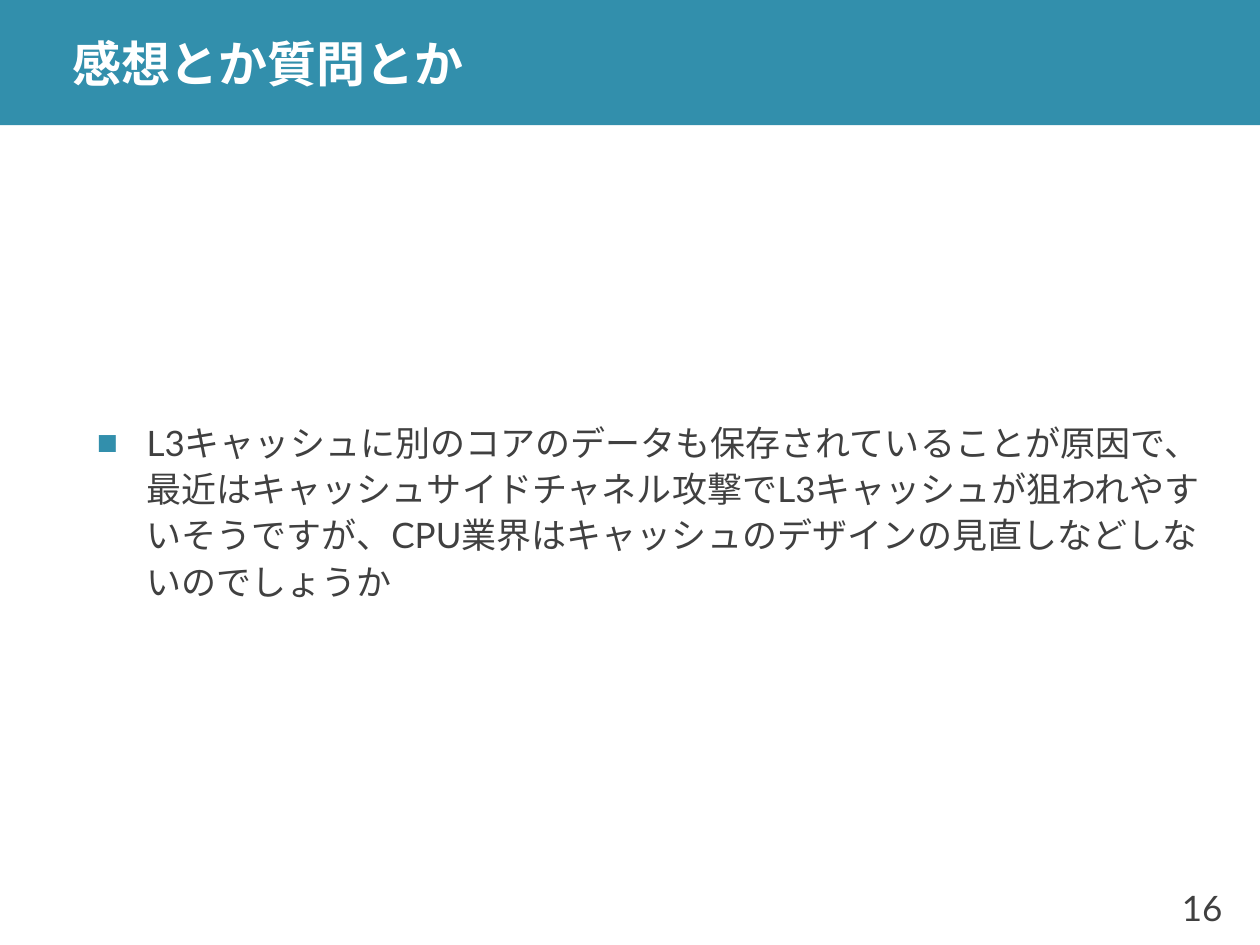
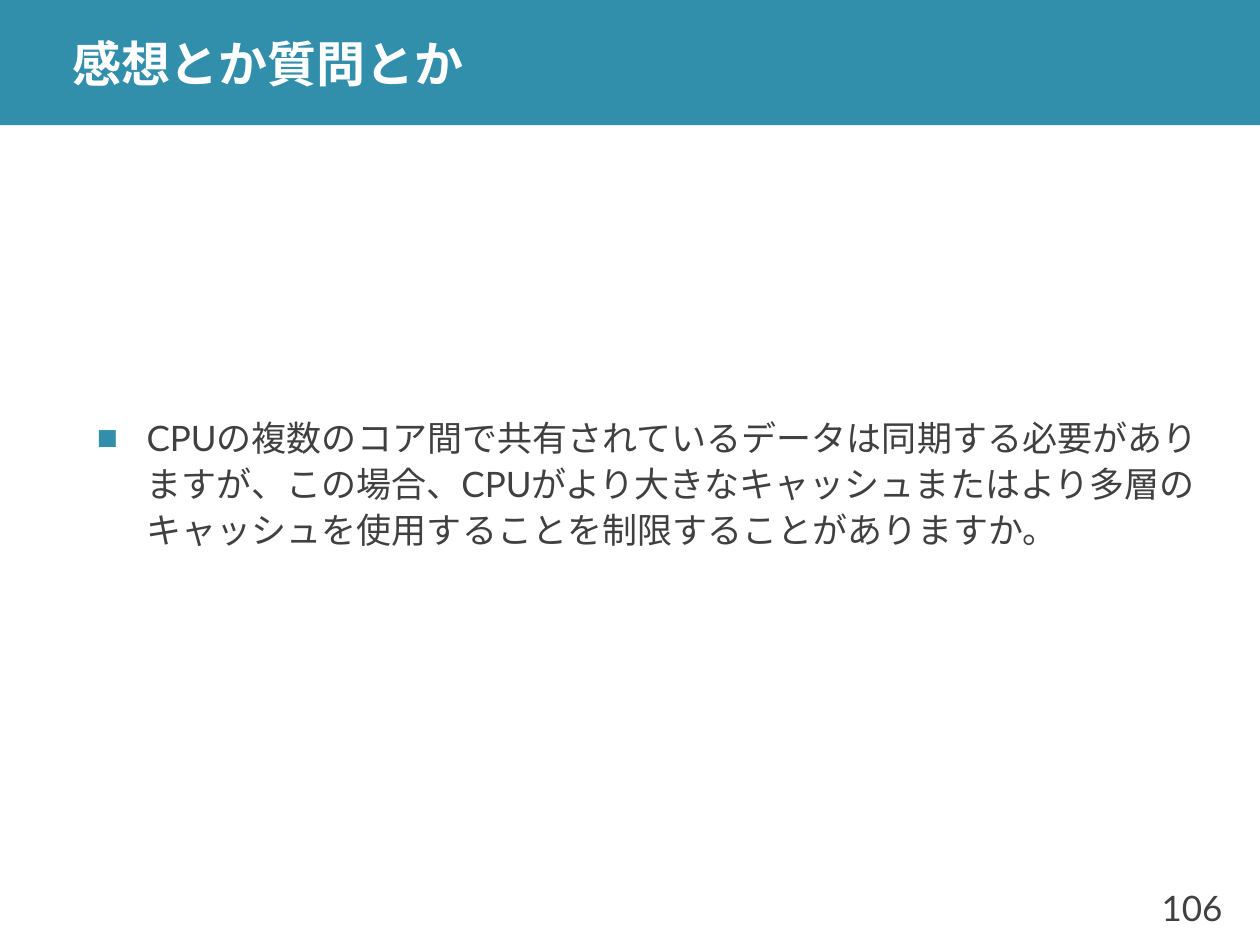
Before and after one commit to shioyadan/advanced-computer-organization, a slide deck: slide 106 of aco-shioya-13.pptx (slide 16 before the commit). Drawn at 1260x945 pixels with LibreOffice and Linux fonts; fonts in the diff are those of the drawing. Boxes give left, top, right and bottom in pixels: in the first picture for what was removed or moved away, otherwise in the second. Text is boxed around its words. In the diff, an @@ line names an element or a change of style, - is before the commit and + after.

```diff
--- a/aco-shioya-13.pptx
+++ b/aco-shioya-13.pptx
@@ text at <box>147,467,1195,546</box>: text changed @@
-■ L3キャッシュに別のコアのデータも保存されていることが原因で、最近はキャッシュサイドチャネル攻撃でL3キャッシュが狙われやすいそうですが、CPU業界はキャッシュのデザインの見直しなどしないのでしょうか
+■ CPUの複数のコア間で共有されているデータは同期する必要がありますが、この場合、CPUがより大きなキャッシュまたはより多層のキャッシュを使用することを制限することがありますか。
@@ page number at <box>1162,895,1223,922</box>: text changed @@
-16
+106
```
Also in this commit, not shown: 7 other slides changed, 8 slides added, 14 slides removed, 1 other file.
